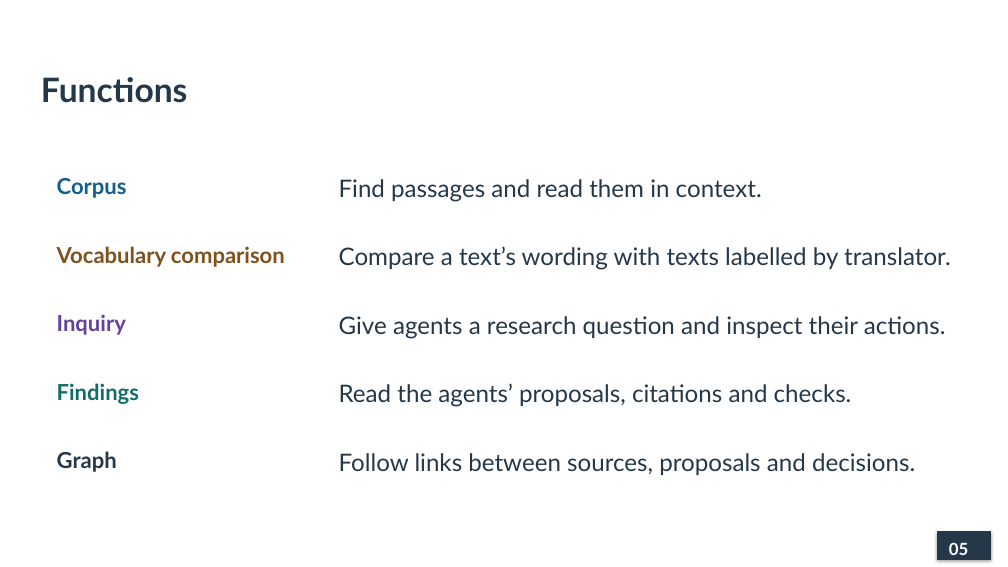
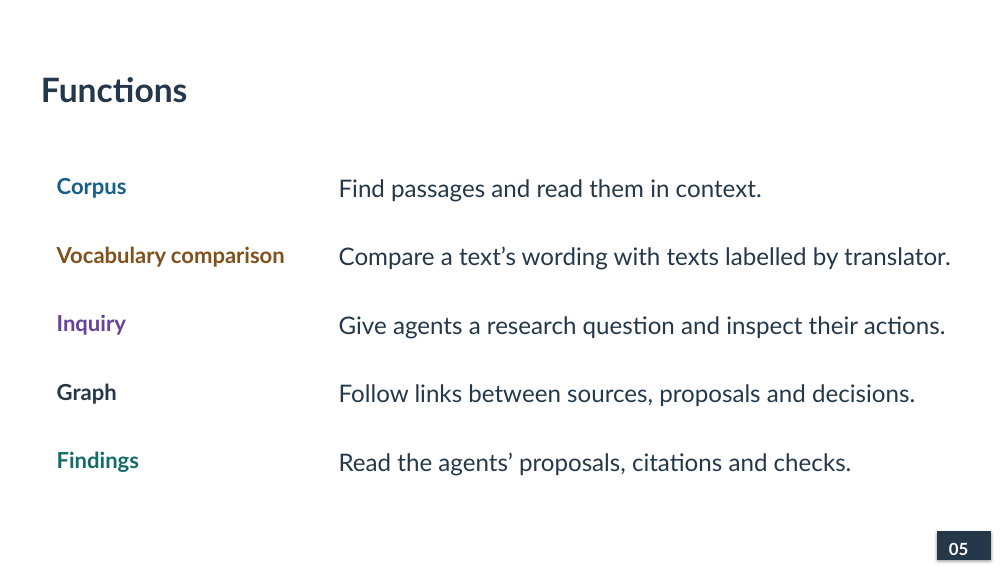
Before and after one commit to lopentu/cohort, a slide deck: slide 5 of docs/presentation/cohort-pnc-2026-main.pptx. Drawn at 1008x567 pixels with LibreOffice and Linux fonts; fonts in the diff are those of the drawing. Boxes give left, top, right and bottom in pixels: in the first picture for what was removed or moved away, otherwise in the second. Text is boxed around its words. In the diff, an @@ line names an element or a change of style, - is before the commit and + after.

```diff
--- a/docs/presentation/cohort-pnc-2026-main.pptx
+++ b/docs/presentation/cohort-pnc-2026-main.pptx
@@ text "Graph": place and size @@
-text "Graph" at bbox=[57, 451, 117, 472]
+text "Graph" at bbox=[57, 383, 117, 404]
@@ text "Follow links between sources, proposals ...": place and size @@
-text "Follow links between sources, proposals ..." at bbox=[339, 453, 915, 475]
+text "Follow links between sources, proposals ..." at bbox=[339, 384, 915, 406]
@@ text "Findings": place and size @@
-text "Findings" at bbox=[57, 383, 139, 404]
+text "Findings" at bbox=[57, 451, 139, 472]
@@ text "Read the agents’ proposals, citations ...": place and size @@
-text "Read the agents’ proposals, citations ..." at bbox=[339, 383, 852, 407]
+text "Read the agents’ proposals, citations ..." at bbox=[339, 452, 852, 476]
```
Also in this commit, not shown: 6 other slides changed, 3 other files.
